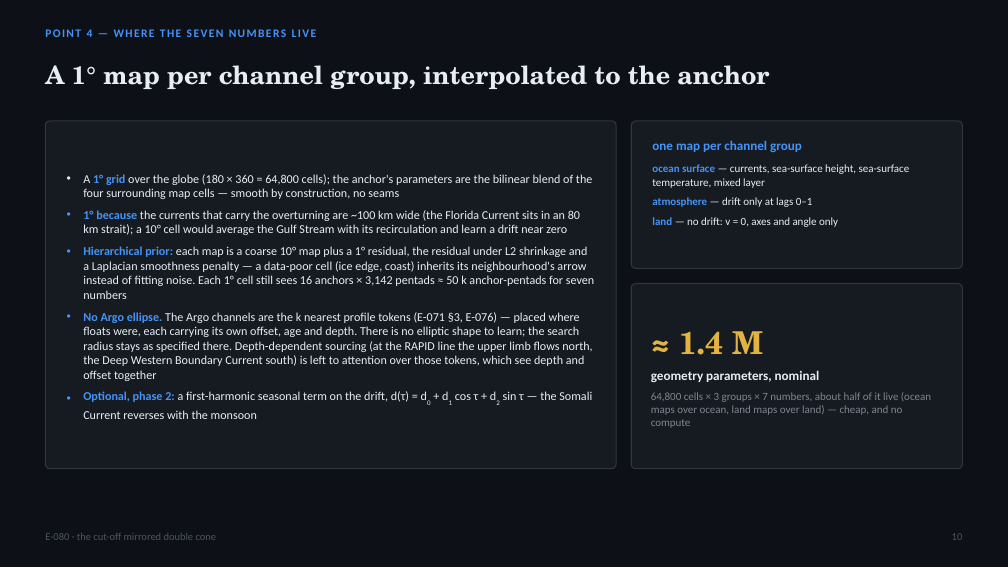
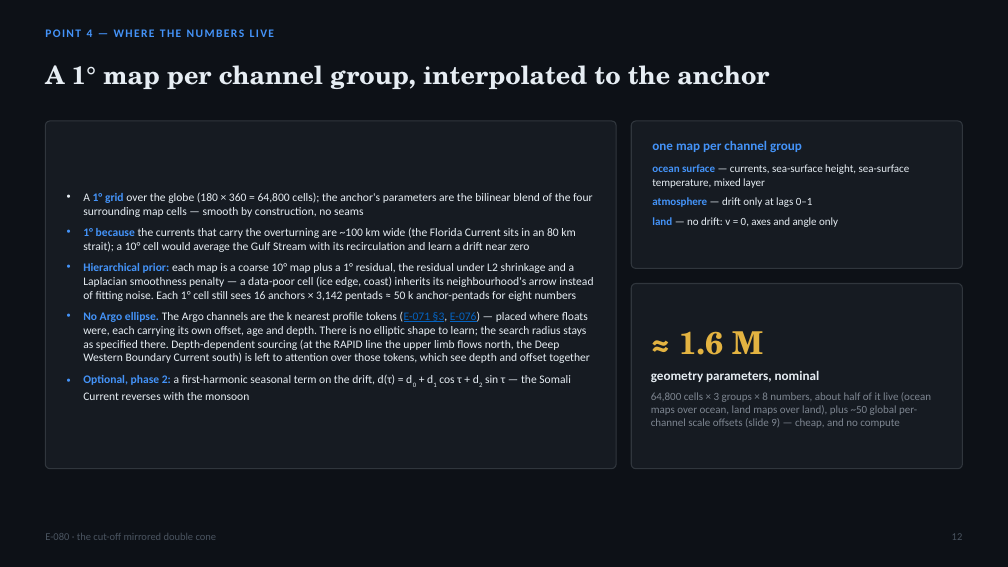
Before and after one commit to blauewelt/earth, a slide deck: slide 12 of ml/plans/E080_hourglass_cone_deck.pptx (slide 10 before the commit). Drawn at 1008x567 pixels with LibreOffice and Linux fonts; fonts in the diff are those of the drawing. Boxes give left, top, right and bottom in pixels: in the first picture for what was removed or moved away, otherwise in the second. Text is boxed around its words. In the diff, an @@ line names an element or a change of style, - is before the commit and + after.

```diff
--- a/ml/plans/E080_hourglass_cone_deck.pptx
+++ b/ml/plans/E080_hourglass_cone_deck.pptx
@@ text at [45,29,275,37]: text changed @@
-POINT 4 — WHERE THE SEVEN NUMBERS LIVE
+POINT 4 — WHERE THE NUMBERS LIVE
@@ text at [83,193,592,400]: size 11.5 to 11 pt in "A 1° grid over the globe (180 ...", "1° because the currents that carry the ...", "No Argo ellipse. The Argo channels are ...", "Optional, phase 2: a first-harmonic seasonal term ..."; text colour #E6EDF3 to #0563C1, underline on in "(E-071 §3, E-076)" @@
@@ text at [83,263,593,301]: text changed; size 11.5 to 11 pt @@
-• Hierarchical prior: each map is a coarse 10° map plus a 1° residual, the residual under L2 shrinkage and a Laplacian smoothness penalty — a data-poor cell (ice edge, coast) inherits its neighbourhood's arrow instead of fitting noise. Each 1° cell still sees 16 anchors × 3,142 pentads ≈ 50 k anchor-pentads for seven numbers
+• Hierarchical prior: each map is a coarse 10° map plus a 1° residual, the residual under L2 shrinkage and a Laplacian smoothness penalty — a data-poor cell (ice edge, coast) inherits its neighbourhood's arrow instead of fitting noise. Each 1° cell still sees 16 anchors × 3,142 pentads ≈ 50 k anchor-pentads for eight numbers
@@ text at [679,331,763,355]: text changed @@
-≈ 1.4 M
+≈ 1.6 M
@@ text at [651,392,931,428]: text changed @@
-64,800 cells × 3 groups × 7 numbers, about half of it live (ocean maps over ocean, land maps over land) — cheap, and no compute
+64,800 cells × 3 groups × 8 numbers, about half of it live (ocean maps over ocean, land maps over land), plus ~50 global per-channel scale offsets (slide 9) — cheap, and no compute
```
Also in this commit, not shown: 10 other slides changed, 3 slides added, 1 slide removed, 8 other files.
